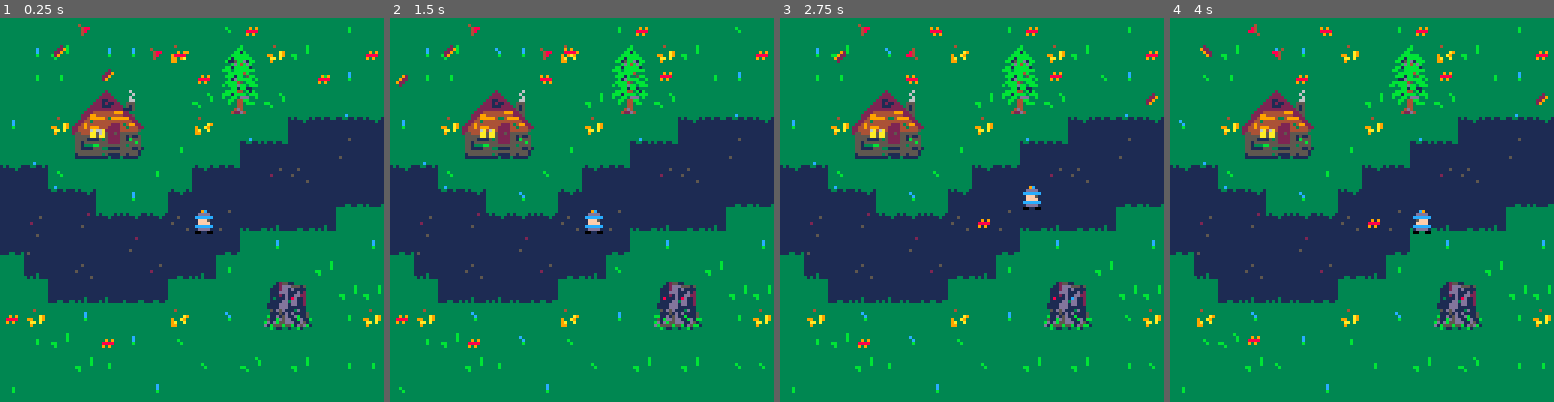
Above: before the commit, frames 1-4 (left to right).
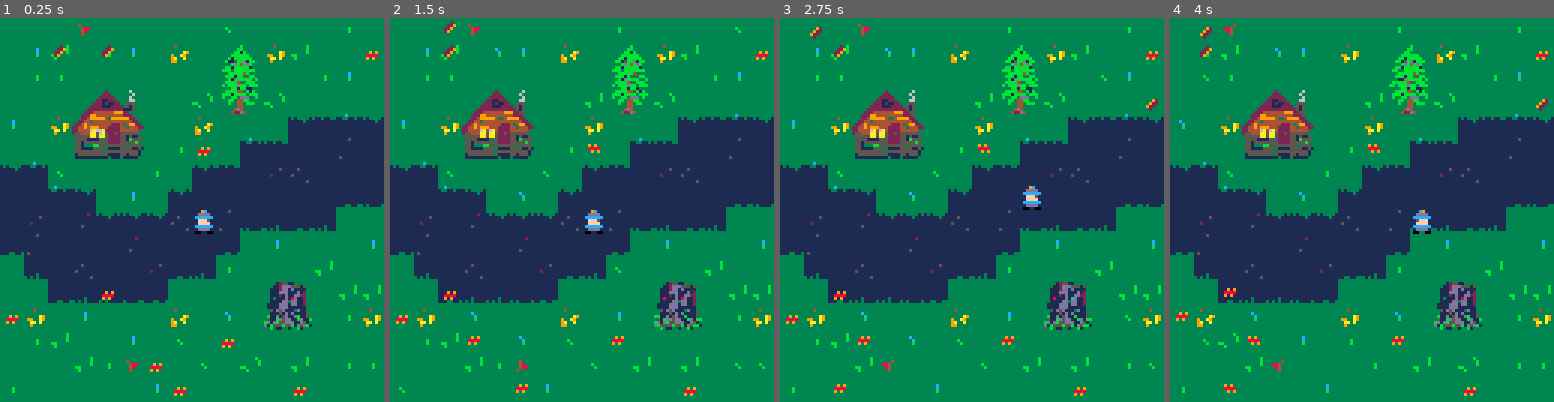
Above: after the commit, the same moments.

Repository: schoblaska/pico-8
Game: PICO-8 cartridge src/kaido.p8
Same seed, same stepped clock (60 frames per second), same inputs: the game is played once before the commit and once after it.
Inputs:
- Up to frame 1 (0.25 s): no input
- Up to frame 2 (1.5 s): no input
- Up to frame 3 (2.75 s): hold Right 1.6-2.1 s; hold Up 2.15-2.42 s; hold Right from 2.47 s (still down)
- Up to frame 4 (4 s): release Right at 3.03 s; hold Left 3.08-3.58 s; hold Down 3.63-3.97 s

The runs differ from the first frame. In frame 1, 0.7% of the frame differs, in the area x 26-86%, y 2-99%; in frame 2, 0.7%; in frame 3, 0.9%; in frame 4, 1.0%, in the area x 1-99%, y 1-99%.

Commit message:
walk behind top of house

Diff:
--- a/src/kaido.p8
+++ b/src/kaido.p8
@@ -315,14 +315,14 @@
 000000000000000000000000000000000000000000003000000300001115111111111111bccccccbbccccccb0000000000000000000000000000000000000000
 000000000003300300330033303000030300003330303000030300001111111115111111bbddddbbbbddddbb0000000000000000000000000000000000000000
 000000003333333333333333333333333333333333333333333333331111111111111111b00bb00bb00b000b0000000000000000000000000000000000000000
-33333333333333333332333333323333333363333336333300000000000000000000000000000000000000000000000000000000000000000000000000000000
-33333333333333333322233333222333333633333333633300000000000000000000000000000000000000000000000000000000000000000000000000000000
-33333333333333333222223332222233333363333336333300000000000000000000000000000000000000000000000000000000000000000000000000000000
-33333333333333332211222322112233333663333336633300000000000000000000000000000000000000000000000000000000000000000000000000000000
-33333332333333322212112221122223335553333355533300000000000000000000000000000000000000000000000000000000000000000000000000000000
-33333322333333222211122222111222235153332351533300000000000000000000000000000000000000000000000000000000000000000000000000000000
-33333222333332222222222222222222225153332111533300000000000000000000000000000000000000000000000000000000000000000000000000000000
-33332224333322244444449944444499922553339223333300000000000000000000000000000000000000000000000000000000000000000000000000000000
+00000000000000000002000000020000000060000006000000000000000000000000000000000000000000000000000000000000000000000000000000000000
+00000000000000000022200000222000000600000000600000000000000000000000000000000000000000000000000000000000000000000000000000000000
+00000000000000000222220002222200000060000006000000000000000000000000000000000000000000000000000000000000000000000000000000000000
+00000000000000002211222022112200000660000006600000000000000000000000000000000000000000000000000000000000000000000000000000000000
+00000002000000022212112221122220005550000055500000000000000000000000000000000000000000000000000000000000000000000000000000000000
+00000022000000222211122222111222205150002051500000000000000000000000000000000000000000000000000000000000000000000000000000000000
+00000222000002222222222222222222225150002111500000000000000000000000000000000000000000000000000000000000000000000000000000000000
+00002224000022244444449944444499922550009220000000000000000000000000000000000000000000000000000000000000000000000000000000000000
 33322299332222994444444444444444422253334222533300000000000000000000000000000000000000000000000000000000000000000000000000000000
 33322499333229999994334999943999999223339292333300000000000000000000000000000000000000000000000000000000000000000000000000000000
 33224434322243344444444444444444444422334424223300000000000000000000000000000000000000000000000000000000000000000000000000000000
@@ -470,7 +470,7 @@
 
 
 __gff__
-001200120012000a000a001600160000000101010112000a000a00161616160000220022002200202040001a001a0000002200220022002020020000000000000a0008000a000000000000000000000008000a000800000000000000000000000a0008000800000000000000000000000a0a0a0a000000000000000000000000
+001200120012000a000a001600160000000101010112000a000a00161616160000220022002200202040001a001a0000002200220022002020020000000000001600140016000000000000000000000008000a000800000000000000000000000a0008000800000000000000000000000a0a0a0a000000000000000000000000
 0000000000000000000000000000000000000000000000000000000000000000000000000000000000000000000000000000000000000000000000000000000000000000000000000000000000000000000000000000000000000000000000000000000000000000000000000000000000000000000000000000000000000000
 __map__
 1010101010101010100510101010051000000000000029290029000000000000000000000000000000000029000000001010101010101000000000000000000000000000000000000000000000000000000000000000000000000000000000000000000000000000000000000000000000000000000000000000000000000000
Not shown, changed: carts/kaido.p8.png
Not shown, changed: docs/kaido.html
Not shown, changed: docs/kaido.js
